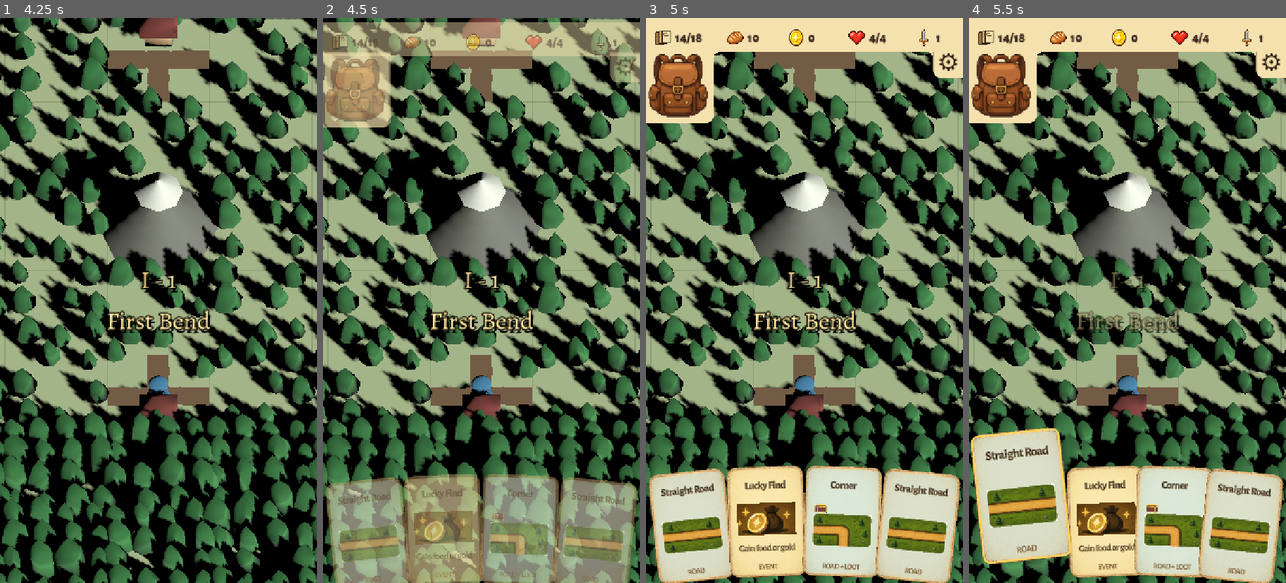
Above: before the commit, frames 1-4 (left to right).
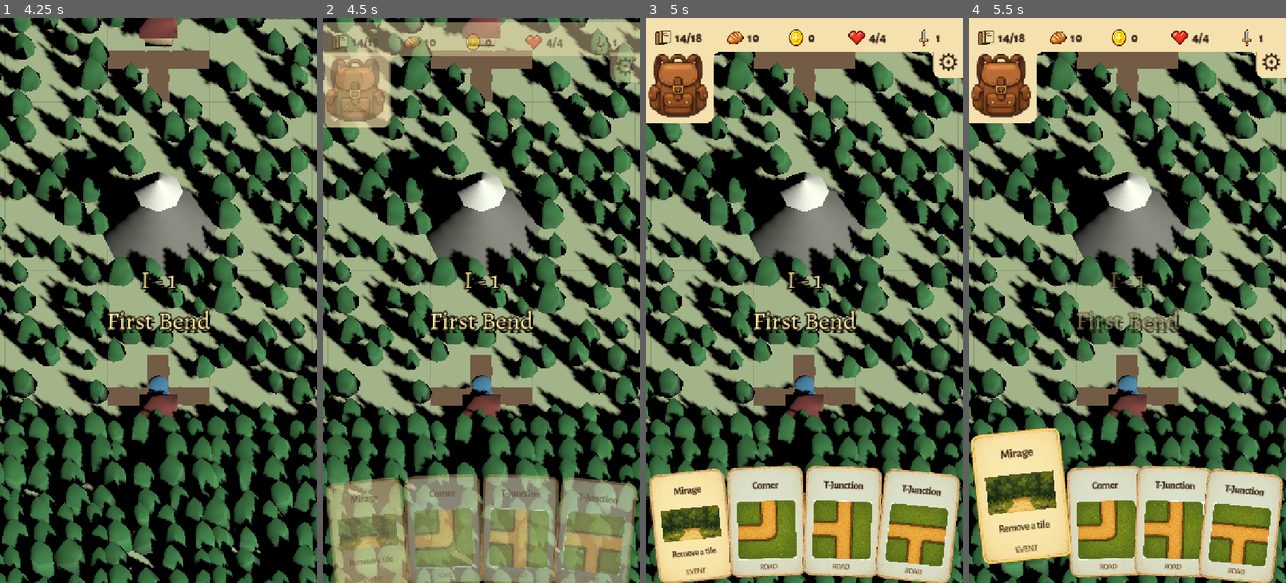
Above: after the commit, the same moments.

Repository: Reicher/The-Road-North
Game: Godot game, scene res://scenes/main.tscn
Two runs of this game, one before a commit and one after it. Both use one fixed random seed, a clock stepped at 60 frames per second and the inputs below.
Inputs (mouse positions are in pixels of both pictures, inside the frame that each line leads up to):
- Up to frame 1 (4.25 s): tap Enter (debug_complete_level) at 0.5, 2.75 s; drag from (158, 300) to (190, 176) at 0.52 s; click "Play" at 1.25 s; tap Space at 2 s; drag from (95, 328) to (142, 413) at 2.02 s; move the mouse to (190, 176) at 2.77 s; tap 9 at 2.85 s; click (190, 176) at 2.92 s; drag from (142, 413) to (63, 215) at 3.52 s
- Up to frame 2 (4.5 s): move the mouse to (576, 385) at 4.27 s; tap 4 at 4.35 s; click (576, 385) at 4.42 s
- Up to frame 3 (5 s): no input
- Up to frame 4 (5.5 s): click (1013, 526) at 5.02 s

Frame 1 is identical in both runs. In frame 2, 5.2% of the frame differs, in the area x 4-96%, y 83-100%; in frame 3, 11%; in frame 4, 12%, in the area x 1-96%, y 73-99%.

Commit message:
Rotate road cards and randomize starting orientations

Diff:
--- a/scripts/card_view.gd
+++ b/scripts/card_view.gd
@@ -19,12 +19,20 @@
 	GameConstants.EVENT_RESTART_LEVEL: "res://assets/images/cards/card_art_event_restart_level.png",
 }
 const ROAD_ART_TEXTURES := {
-	"Straight Road": "res://assets/images/cards/card_art_road_straight.png",
-	"Corner": "res://assets/images/cards/card_art_road_corner.png",
-	"T-Junction": "res://assets/images/cards/card_art_road_t_junction.png",
-	"Four-Way Intersection": "res://assets/images/cards/card_art_road_four_way.png",
-	"Dead End": "res://assets/images/cards/card_art_road_dead_end.png",
-	"Bridge": "res://assets/images/cards/card_art_road_bridge.png",
+	"Straight Road": "res://assets/images/cards/card_art_road_straight_v2.png",
+	"Corner": "res://assets/images/cards/card_art_road_corner_v2.png",
+	"T-Junction": "res://assets/images/cards/card_art_road_t_junction_v2.png",
+	"Four-Way Intersection": "res://assets/images/cards/card_art_road_four_way_v2.png",
+	"Dead End": "res://assets/images/cards/card_art_road_dead_end_v2.png",
+	"Bridge": "res://assets/images/cards/card_art_road_bridge_v2.png",
+}
+const ROAD_ART_BASE_ROTATIONS := {
+	"Straight Road": 1,
+	"Corner": 2,
+	"T-Junction": 2,
+	"Four-Way Intersection": 0,
+	"Dead End": 2,
+	"Bridge": 1,
 }
 const ENCOUNTER_MARKER_TEXTURES := {
 	GameMap.ENCOUNTER_ENEMY: "res://assets/images/cards/card_marker_enemy.png",
@@ -114,6 +122,7 @@
 
 const TITLE_RECT := Rect2(14.0, 12.0, 122.0, 52.0)
 const ART_RECT := Rect2(18.0, 72.0, 114.0, 62.0)
+const ROAD_ART_RECT := Rect2(18.0, 67.0, 114.0, 114.0)
 const NO_DETAIL_ART_RECT := Rect2(18.0, 94.0, 114.0, 62.0)
 const DETAIL_RECT := Rect2(14.0, 141.0, 122.0, 38.0)
 const CATEGORY_RECT := Rect2(22.0, 186.0, 106.0, 22.0)
@@ -349,7 +358,10 @@
 func _draw_card_art_texture(art_rect: Rect2) -> void:
 	var art_texture := _card_art_texture()
 	if art_texture != null:
-		draw_texture_rect(art_texture, art_rect, false)
+		if category == GameConstants.ROAD_CATEGORY:
+			_draw_rotated_road_art(art_texture, art_rect)
+		else:
+			draw_texture_rect(art_texture, art_rect, false)
 
 	if category == GameConstants.EVENT_CATEGORY:
 		return
@@ -383,9 +395,21 @@
 
 
 func get_card_art_rect() -> Rect2:
+	if category == GameConstants.ROAD_CATEGORY:
+		return _scaled_rect(ROAD_ART_RECT)
 	if _compact_detail_text().is_empty():
 		return _scaled_rect(NO_DETAIL_ART_RECT)
 	return _scaled_rect(ART_RECT)
+
+
+func _draw_rotated_road_art(texture: Texture2D, art_rect: Rect2) -> void:
+	var display_name := str(tile_definition.get("display_name"))
+	var source_rotation := int(ROAD_ART_BASE_ROTATIONS.get(display_name, 0))
+	var angle := float(posmod(rotation_steps - source_rotation, 4)) * PI * 0.5
+	var center := art_rect.get_center()
+	draw_set_transform(center, angle)
+	draw_texture_rect(texture, Rect2(-art_rect.size * 0.5, art_rect.size), false)
+	draw_set_transform(Vector2.ZERO, 0.0)
 
 
 func _card_art_texture() -> Texture2D:
--- a/scripts/deck_builder.gd
+++ b/scripts/deck_builder.gd
@@ -165,7 +165,7 @@
 			continue
 		var card_count: int = counts[subtype]
 		for _index in card_count:
-			cards.append(_make_road_card(definitions[subtype]))
+			cards.append(_make_road_card(definitions[subtype], rng))
 	var level := int(config.get("level", 1))
 	var map_size := int(config.get("map_size", 1))
 	var special_roads: Dictionary = config.get("special_roads", {})
@@ -179,9 +179,11 @@
 func _make_one_of_each_road(config: Dictionary) -> Array[Dictionary]:
 	var definitions: Dictionary = config.get("road_definitions", {})
 	var cards: Array[Dictionary] = []
+	var rng := RandomNumberGenerator.new()
+	rng.seed = 1
 	for subtype in ROAD_SUBTYPES:
 		if definitions.has(subtype):
-			cards.append(_make_road_card(definitions[subtype]))
+			cards.append(_make_road_card(definitions[subtype], rng))
 	return cards
 
 
@@ -237,11 +239,13 @@
 	return cards
 
 
-func _make_road_card(tile_definition_resource: Resource) -> Dictionary:
+func _make_road_card(tile_definition_resource: Resource, rng: RandomNumberGenerator) -> Dictionary:
 	var definition = CARD_DEFINITION_SCRIPT.new()
 	definition.category = GameConstants.ROAD_CATEGORY
 	definition.tile_definition = tile_definition_resource
-	return definition.to_card_data()
+	var card := definition.to_card_data()
+	card["rotation_steps"] = rng.randi_range(0, 3)
+	return card
 
 
 func _make_event_card(title: String, detail: String, event_type: String) -> Dictionary:
--- a/scripts/shop_ui.gd
+++ b/scripts/shop_ui.gd
@@ -646,6 +646,7 @@
 	var encounter: Dictionary = offer.get("encounter", {})
 	if str(encounter.get("type", "")) in GameConstants.PERMANENT_ENCOUNTER_TYPES:
 		offer["tile_definition"] = SPECIAL_ROAD_DEFINITIONS[rng.randi_range(0, SPECIAL_ROAD_DEFINITIONS.size() - 1)]
+		offer["rotation_steps"] = rng.randi_range(0, 3)
 	return offer
 
 
--- a/tests/test_hand.gd
+++ b/tests/test_hand.gd
@@ -104,7 +104,7 @@
 	for card in hand.cards:
 		var road_art := card.call("_card_art_texture") as Texture2D
 		_assert(road_art != null, "Expected every normal road type to have dedicated card art")
-		_assert(road_art.get_size() == Vector2(132.0, 72.0), "Expected road art to use the shared centered card-art canvas")
+		_assert(road_art.get_size() == Vector2(466.0, 466.0), "Expected road art to use the new square tile canvas")
 		var opaque_bounds := _opaque_bounds(road_art.get_image())
 		_assert(opaque_bounds == Rect2(Vector2.ZERO, road_art.get_size()), "Expected %s road art to fill the shared card-art canvas; got %s" % [card.title, opaque_bounds])
 	_assert(title_label.offset_bottom < focused_card.get_card_art_rect().position.y, "Expected two-line card titles to stay above the card art")
@@ -213,7 +213,7 @@
 	_assert((special_road_card.get_node("Title") as Label).text == "Dead End", "Expected permanent encounter roads to show only the road type")
 	_assert((special_road_card.get_node("Category") as Label).text == "ROAD + SPECIAL", "Expected permanent encounter roads to identify their special encounter category")
 	_assert((special_road_card.get_node("Detail") as Label).text == "", "Expected permanent encounter roads to leave the detail text empty")
-	_assert(special_road_card.get_card_art_rect() == special_road_card._scaled_rect(CardView.NO_DETAIL_ART_RECT), "Expected permanent encounter roads to use normal road card art placement")
+	_assert(special_road_card.get_card_art_rect() == special_road_card._scaled_rect(CardView.ROAD_ART_RECT), "Expected permanent encounter roads to use square road card art placement")
 	_assert(special_road_card._resolved_card_tint_color() == Color(0.88, 0.84, 0.96, CardView.CARD_TINT_ALPHA), "Expected permanent encounter roads to use the special road tint")
 	special_road_card.queue_free()
 
--- a/tests/test_rotation_locks_and_graveyard.gd
+++ b/tests/test_rotation_locks_and_graveyard.gd
@@ -18,6 +18,16 @@
 	deck.level = 3
 	deck.shuffle_seed = 31415
 	deck.start_run()
+	var randomized_road_rotations := 0
+	for card in deck.starting_deck:
+		if card.get("category", "") != GameConstants.ROAD_CATEGORY:
+			continue
+		_assert(card.has("rotation_steps"), "Expected every generated road card to have a starting rotation")
+		var starting_rotation := int(card.get("rotation_steps", -1))
+		_assert(starting_rotation >= 0 and starting_rotation <= 3, "Expected road starting rotation to be normalized")
+		if starting_rotation != 0:
+			randomized_road_rotations += 1
+	_assert(randomized_road_rotations > 0, "Expected generated road cards not to all use the default rotation")
 	var level_locks := 0
 	for card in deck.deck_components[GameConstants.DECK_SOURCE_LEVEL]:
 		if bool(card.get("rotation_locked", false)):
Binary file added: assets/images/cards/card_art_road_bridge_v2.png
Not shown, added: assets/images/cards/card_art_road_bridge_v2.png.import
Binary file added: assets/images/cards/card_art_road_corner_v2.png
Not shown, added: assets/images/cards/card_art_road_corner_v2.png.import
Binary file added: assets/images/cards/card_art_road_dead_end_v2.png
Not shown, added: assets/images/cards/card_art_road_dead_end_v2.png.import
Binary file added: assets/images/cards/card_art_road_four_way_v2.png
Not shown, added: assets/images/cards/card_art_road_four_way_v2.png.import
Binary file added: assets/images/cards/card_art_road_straight_v2.png
Not shown, added: assets/images/cards/card_art_road_straight_v2.png.import
Binary file added: assets/images/cards/card_art_road_t_junction_v2.png
Not shown, added: assets/images/cards/card_art_road_t_junction_v2.png.import
